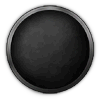
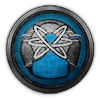
Two versions of the same layered image (100px x 100px). Layer-by-layer changes:
added layer "Слой 25 копия 12" above "Цветовой тон/Насыщенность 13 копия 9" over [20, 30, 82, 70]
added layer "Слой 48 копия 3" above "Слой 48 копия 5" over [6, 10, 93, 93]
added layer "Цвет фона копия" above "Цвет фона" over [6, 5, 94, 93]